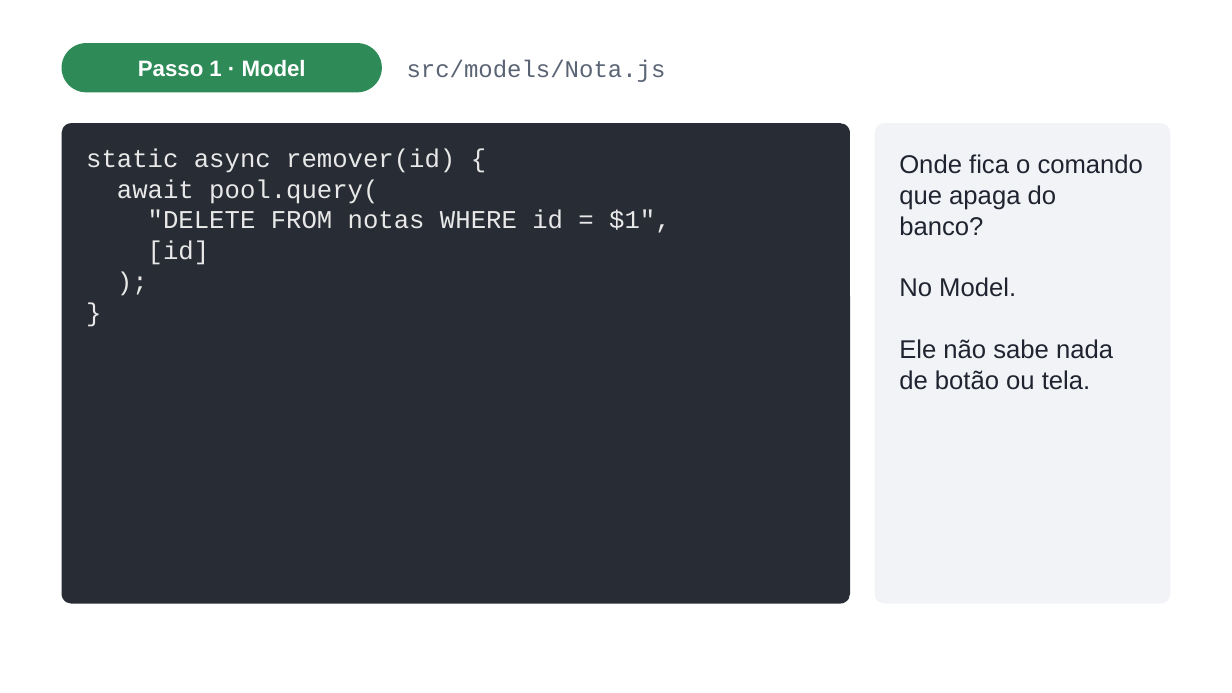
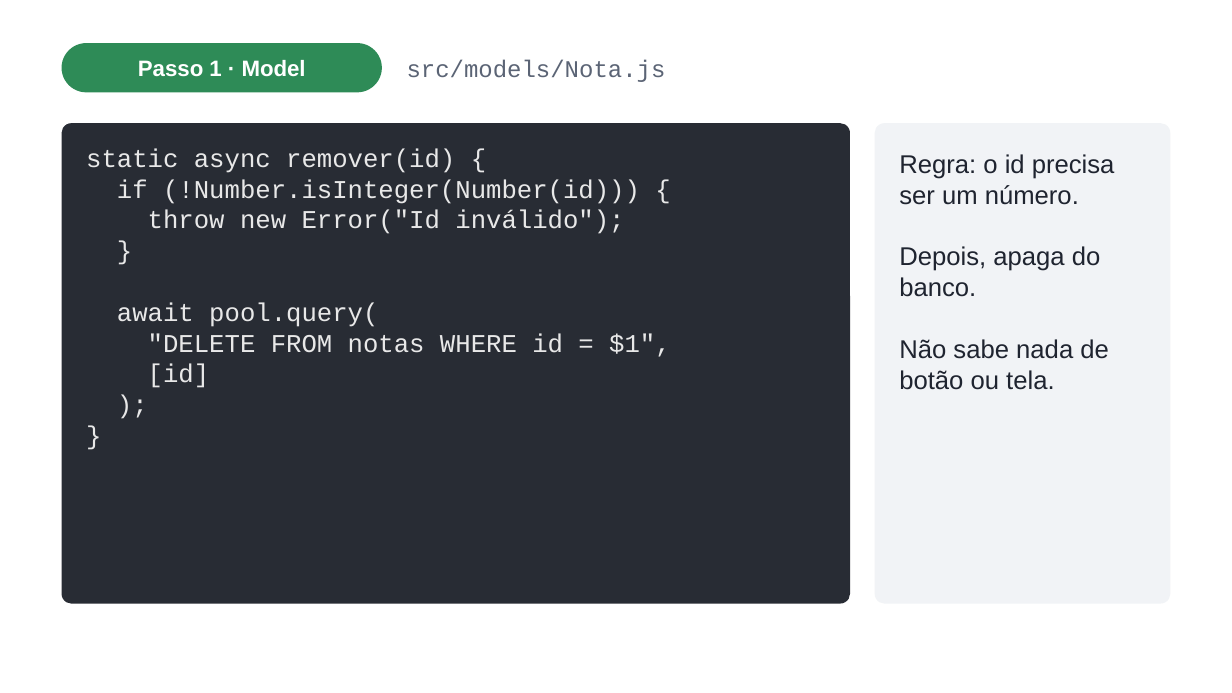
Before and after one commit to johnnysoutodev/mvc-app-anotacoes, a slide deck: slide 12 of docs/aula-mvc.pptx. Drawn at 1232x693 pixels with LibreOffice and Linux fonts; fonts in the diff are those of the drawing. Boxes give left, top, right and bottom in pixels: in the first picture for what was removed or moved away, otherwise in the second. Text is boxed around its words. In the diff, an @@ line names an element or a change of style, - is before the commit and + after.

```diff
--- a/docs/aula-mvc.pptx
+++ b/docs/aula-mvc.pptx
@@ text at (x1=117, y1=179, x2=640, y2=234): paragraphs added @@
+if (!Number.isInteger(Number(id))) {
+throw new Error("Id inválido");
+}
@@ text at (x1=899, y1=154, x2=1115, y2=390): text changed @@
-Onde fica o comando que apaga do banco?
-No Model.
-Ele não sabe nada de botão ou tela.
+Regra: o id precisa ser um número.
+Depois, apaga do banco.
+Não sabe nada de botão ou tela.
```
Also in this commit, not shown: 1 other slide changed, 9 other files.
